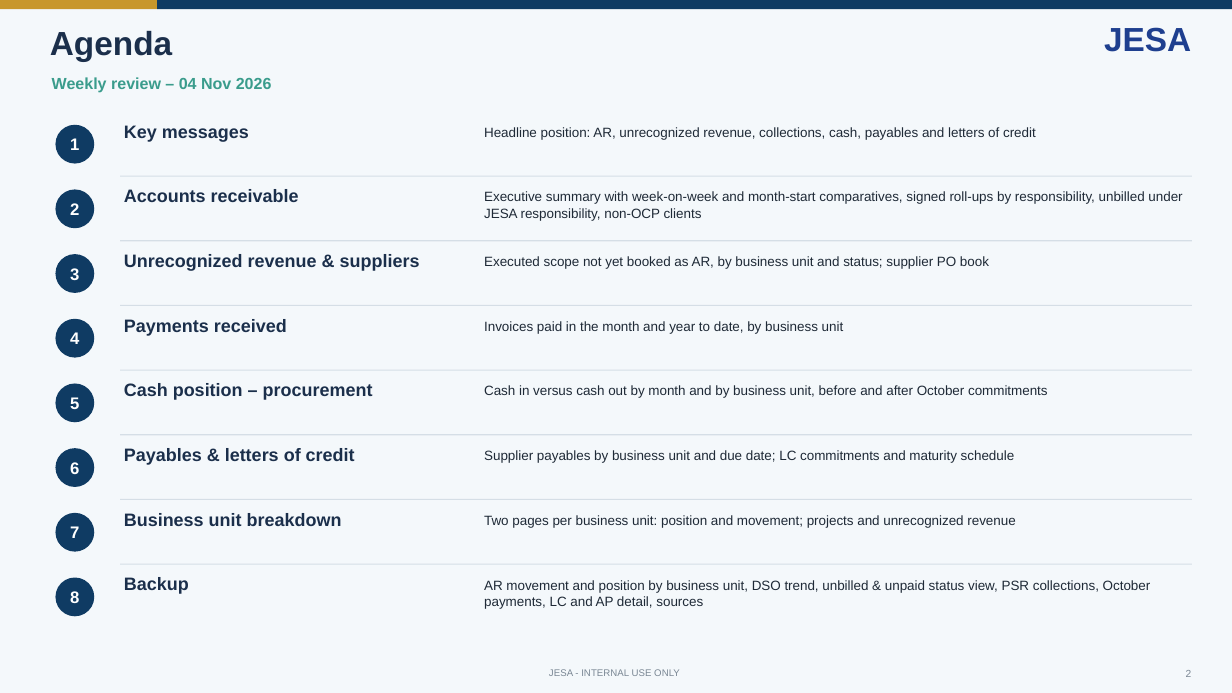
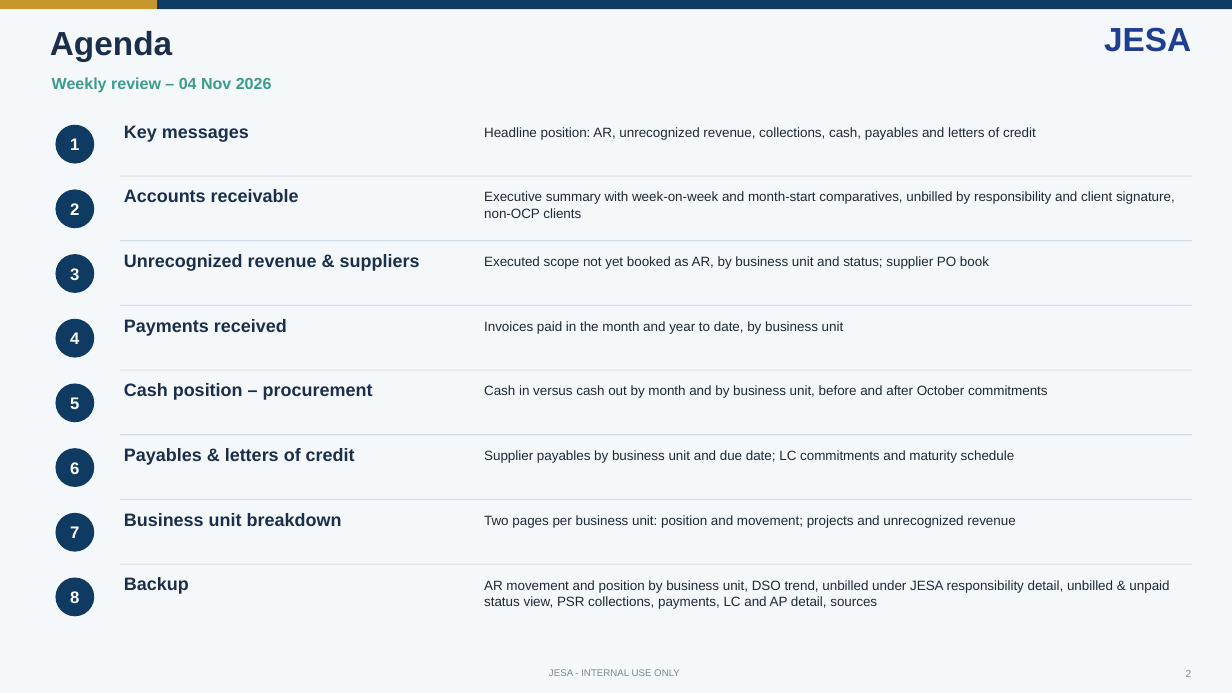
Before and after one commit to cherkaouihassan-art/Skills-Repo, a slide deck: slide 2 of weekly-ar-cash-deck/output/JESA_AR_Cash_Position_Nov_W1_2026-11-04_DRAFT.pptx. Drawn at 1232x693 pixels with LibreOffice and Linux fonts; fonts in the diff are those of the drawing. Boxes give left, top, right and bottom in pixels: in the first picture for what was removed or moved away, otherwise in the second. Text is boxed around its words. In the diff, an @@ line names an element or a change of style, - is before the commit and + after.

```diff
--- a/weekly-ar-cash-deck/output/JESA_AR_Cash_Position_Nov_W1_2026-11-04_DRAFT.pptx
+++ b/weekly-ar-cash-deck/output/JESA_AR_Cash_Position_Nov_W1_2026-11-04_DRAFT.pptx
@@ text at [484, 191, 1175, 218]: text changed @@
-Executive summary with week-on-week and month-start comparatives, signed roll-ups by responsibility, unbilled under JESA responsibility, non-OCP clients
+Executive summary with week-on-week and month-start comparatives, unbilled by responsibility and client signature, non-OCP clients
@@ text at [484, 580, 1169, 609]: text changed @@
-AR movement and position by business unit, DSO trend, unbilled & unpaid status view, PSR collections, October payments, LC and AP detail, sources
+AR movement and position by business unit, DSO trend, unbilled under JESA responsibility detail, unbilled & unpaid status view, PSR collections, payments, LC and AP detail, sources
```
Also in this commit, not shown: 33 other slides changed, 2 other files.
